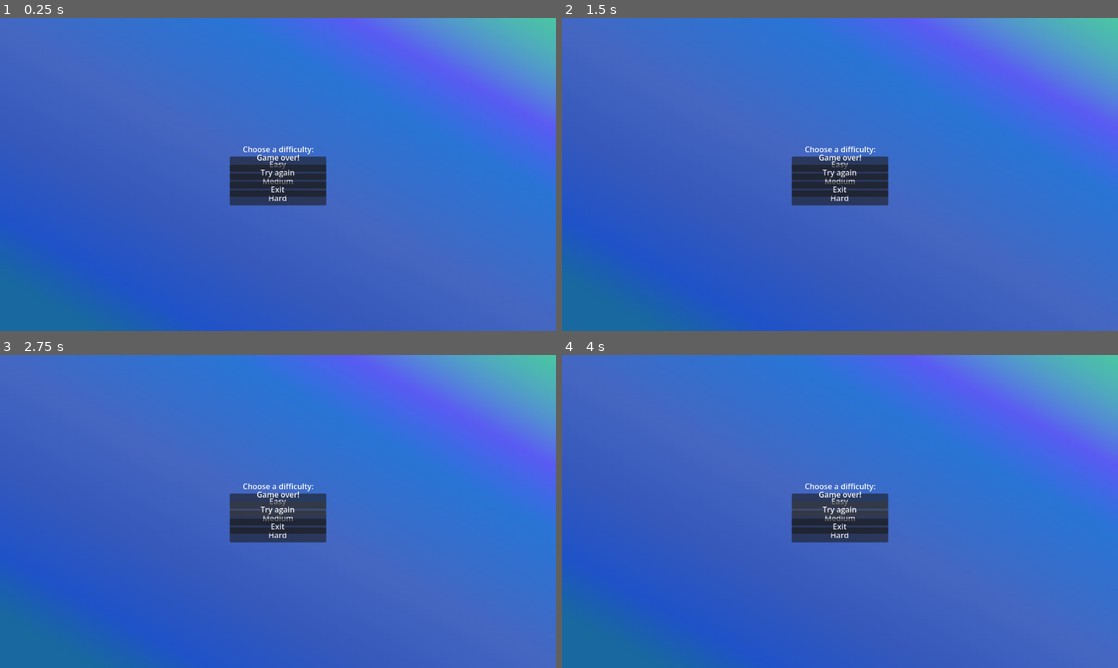
Above: before the commit, frames 1-4 (two rows, left to right).
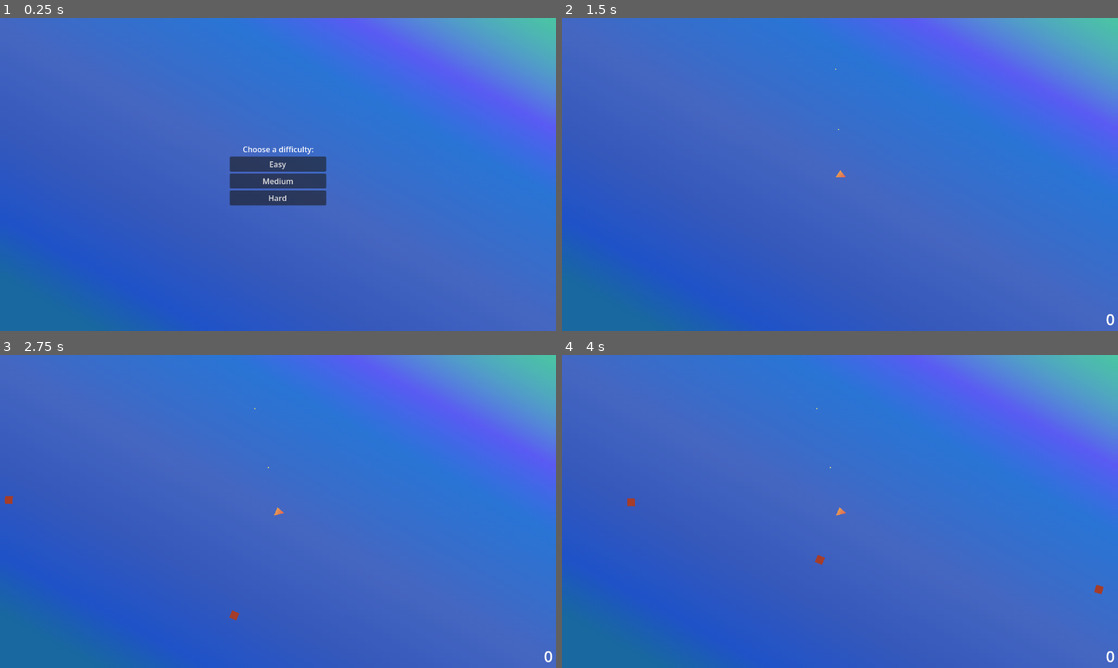
Above: after the commit, the same moments.

Repository: nskins/triangle-defender
Game: Godot game, scene res://world.tscn
Same seed, same stepped clock (60 frames per second), same inputs: the game is played once before the commit and once after it.
Inputs (mouse positions are in pixels of both pictures, inside the frame that each line leads up to):
- Up to frame 1 (0.25 s): no input
- Up to frame 2 (1.5 s): click "Easy" at 0.5 s; click (840, 165) at 1.25 s, where only the run before the commit has a clickable "Easy"
- Up to frame 3 (2.75 s): click (278, 508) at 2 s, where only the run before the commit has a clickable "Try again"
- Up to frame 4 (4 s): click (840, 508) at 2.75 s, where only the run before the commit has a clickable "Try again"; click (840, 508) at 3.5 s, where only the run before the commit has a clickable "Try again"

The runs differ from the first frame. In frame 1, 1.8% of the frame differs, in the area x 41-59%, y 43-58%; in frame 2, 2.9%; in frame 3, 3.0%; in frame 4, 3.0%, in the area x 11-100%, y 16-99%.

Commit message:
Finish game over logic and allow retry

Diff:
--- a/Score.gd
+++ b/Score.gd
@@ -2,6 +2,9 @@
 
 var score = 0
 
+func update_score(value):
+	score = value
+	text = "%s" % score
+
 func _on_mob_squashed():
-	score += 1
-	text = "%s" % score
+	update_score(score + 1)
--- a/Triangle.gd
+++ b/Triangle.gd
@@ -1,4 +1,6 @@
 extends Area2D
+
+signal game_over
 
 @export var Bullet : PackedScene = load("res://bullet.tscn")
 
@@ -15,5 +17,4 @@
 
 func _on_area_entered(area):
 	if area.is_in_group("mobs"):
-		# TODO: Game over logic.
-		queue_free()
+		emit_signal("game_over")
--- a/World.gd
+++ b/World.gd
@@ -1,6 +1,10 @@
 extends Node2D
 
 @export var Mob : PackedScene = load("res://mob.tscn")
+
+func _ready():
+	var triangle = get_node("Triangle")
+	triangle.game_over.connect(_on_game_over)
 
 func _on_mob_timer_timeout():
 	# TODO: we should get these values programmatically.
@@ -52,10 +56,19 @@
 	$MobTimer.wait_time = 0.75
 	startGame()
 
-
 func _on_exit_button_pressed() -> void:
 	get_tree().quit()
 
+func _on_try_again_button_pressed() -> void:
+	$DifficultyContainer.visible = true
+	$Background/Score.update_score(0)
+	$Background/Score.visible = false
+	$GameOverContainer.visible = false
 
-func _on_try_again_button_pressed() -> void:
-	pass # Replace with function body.
+func _on_game_over():
+	$MobTimer.stop()
+	$Triangle/ShootTimer.stop()
+	$Triangle.visible = false
+	$GameOverContainer.visible = true
+	$BGM.stop()
+	get_tree().call_group("mobs", "queue_free")
--- a/mob.tscn
+++ b/mob.tscn
@@ -1,18 +1,18 @@
-[gd_scene load_steps=3 format=3 uid="uid://cf6jtkwfwesoi"]
+[gd_scene format=3 uid="uid://cf6jtkwfwesoi"]
 
-[ext_resource type="Script" path="res://Mob.gd" id="1_3acxy"]
+[ext_resource type="Script" uid="uid://bsyi8k2mqj1ts" path="res://Mob.gd" id="1_3acxy"]
 
 [sub_resource type="RectangleShape2D" id="RectangleShape2D_vn0lo"]
 size = Vector2(16, 16)
 
-[node name="Mob" type="Area2D"]
+[node name="Mob" type="Area2D" unique_id=1240049972]
 script = ExtResource("1_3acxy")
 metadata/_edit_group_ = true
 
-[node name="CollisionShape2D" type="CollisionShape2D" parent="."]
+[node name="CollisionShape2D" type="CollisionShape2D" parent="." unique_id=1460089521]
 shape = SubResource("RectangleShape2D_vn0lo")
 
-[node name="Polygon2D" type="Polygon2D" parent="."]
+[node name="Polygon2D" type="Polygon2D" parent="." unique_id=133073849]
 position = Vector2(-8, -8)
 color = Color(0.65098, 0.239216, 0.168627, 1)
 polygon = PackedVector2Array(0, 0, 0, 16, 16, 16, 16, 0)
--- a/world.tscn
+++ b/world.tscn
@@ -118,6 +118,7 @@
 text = "Hard"
 
 [node name="GameOverContainer" type="BoxContainer" parent="." unique_id=1365431094]
+visible = false
 offset_right = 1153.0
 offset_bottom = 648.0
 alignment = 1
@@ -153,4 +154,5 @@
 [connection signal="pressed" from="DifficultyContainer/EasyBox/EasyButton" to="." method="_on_easy_button_pressed"]
 [connection signal="pressed" from="DifficultyContainer/MediumBox/MediumButton" to="." method="_on_medium_button_pressed"]
 [connection signal="pressed" from="DifficultyContainer/HardBox/HardButton" to="." method="_on_hard_button_pressed"]
+[connection signal="pressed" from="GameOverContainer/TryAgainBox/TryAgainButton" to="." method="_on_try_again_button_pressed"]
 [connection signal="pressed" from="GameOverContainer/ExitBox/ExitButton" to="." method="_on_exit_button_pressed"]
